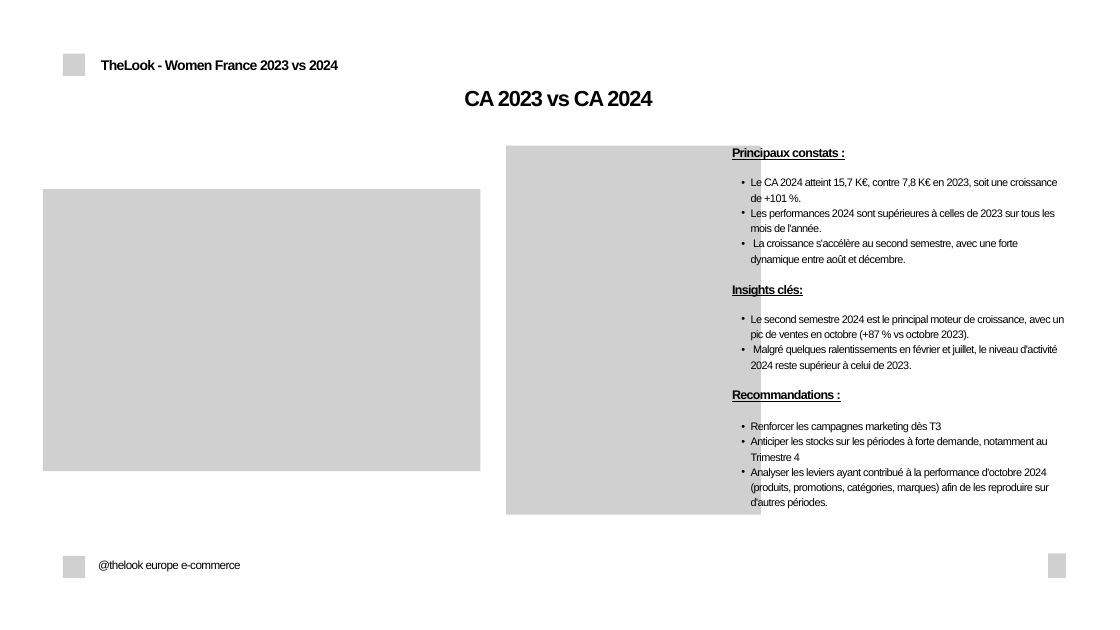
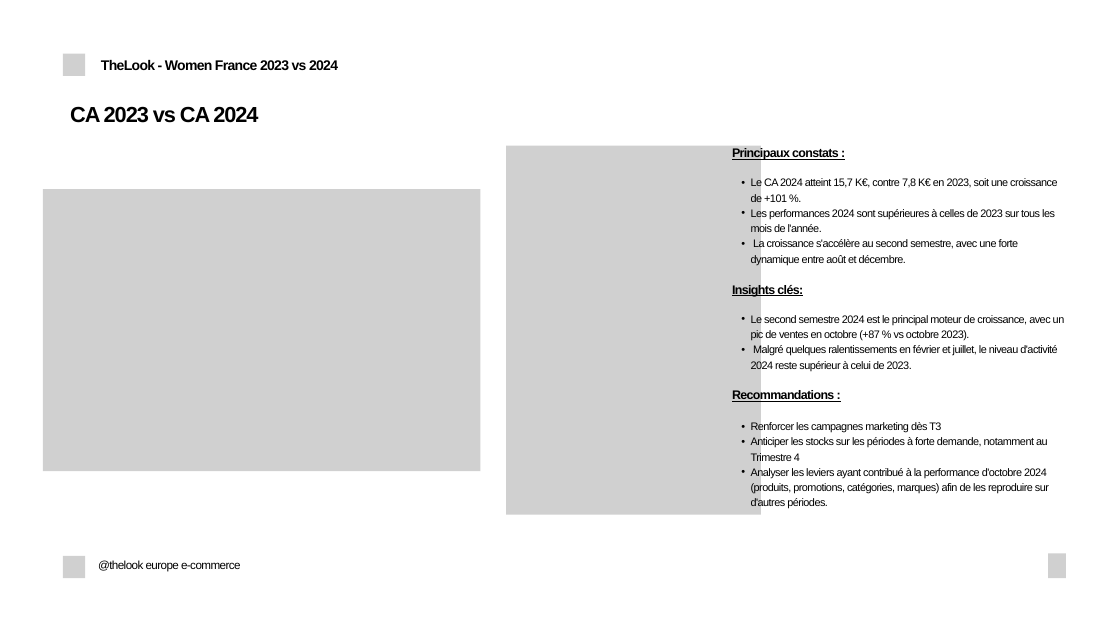
Before and after one commit to fko-data-sport/thelook-da-projet, a slide deck: slide 12 of slides/soutenance_20min.pptx. Drawn at 1120x630 pixels with LibreOffice and Linux fonts; fonts in the diff are those of the drawing; grey boxes stand for pictures. Boxes give left, top, right and bottom in pixels: in the first picture for what was removed or moved away, otherwise in the second. Text is boxed around its words. In the diff, an @@ line names an element or a change of style, - is before the commit and + after.

```diff
--- a/slides/soutenance_20min.pptx
+++ b/slides/soutenance_20min.pptx
@@ text "CA 2023 vs CA 2024": place and size @@
-text "CA 2023 vs CA 2024" at <box>464,90,652,107</box>
+text "CA 2023 vs CA 2024" at <box>70,106,258,123</box>
```
Also in this commit, not shown: 7 other slides changed.
